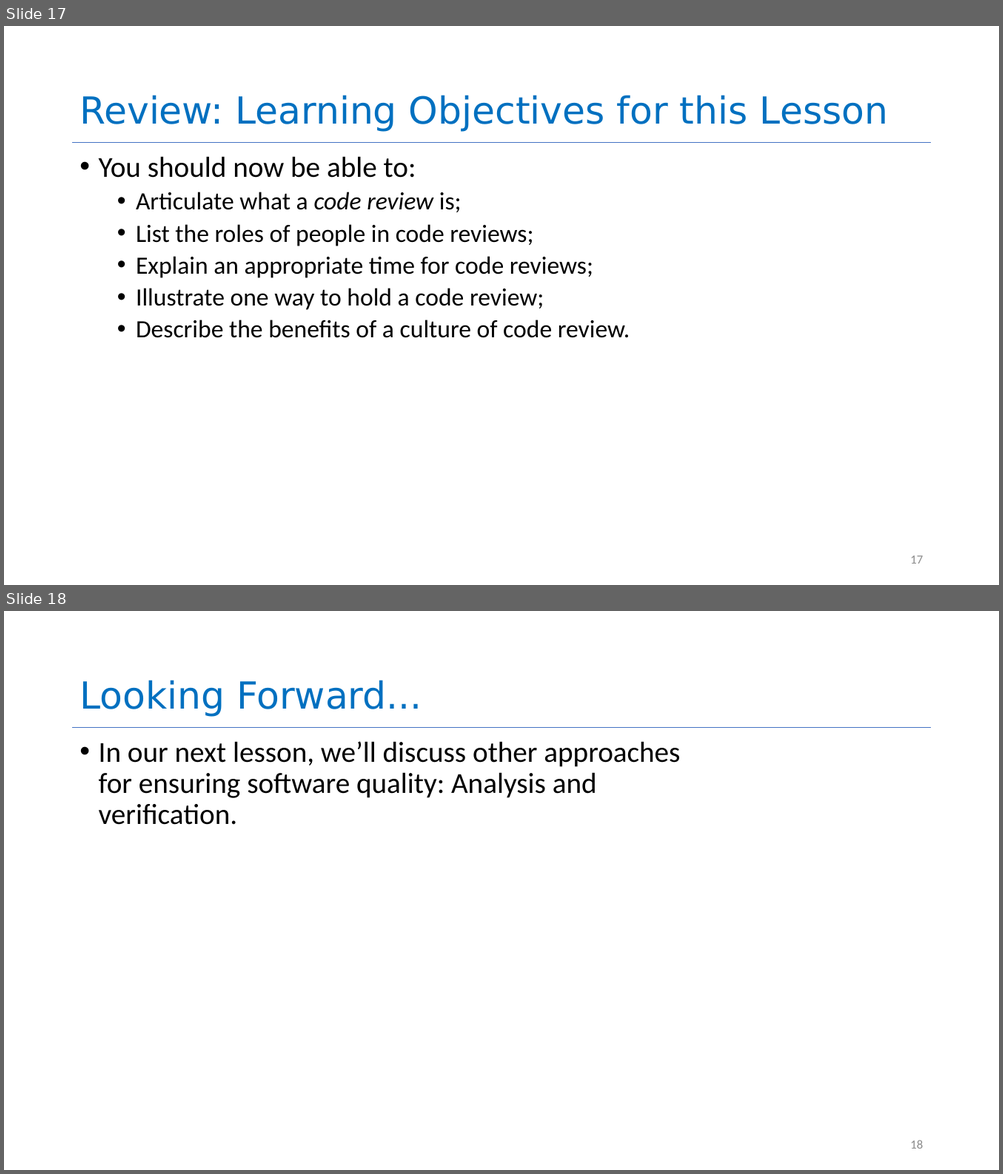
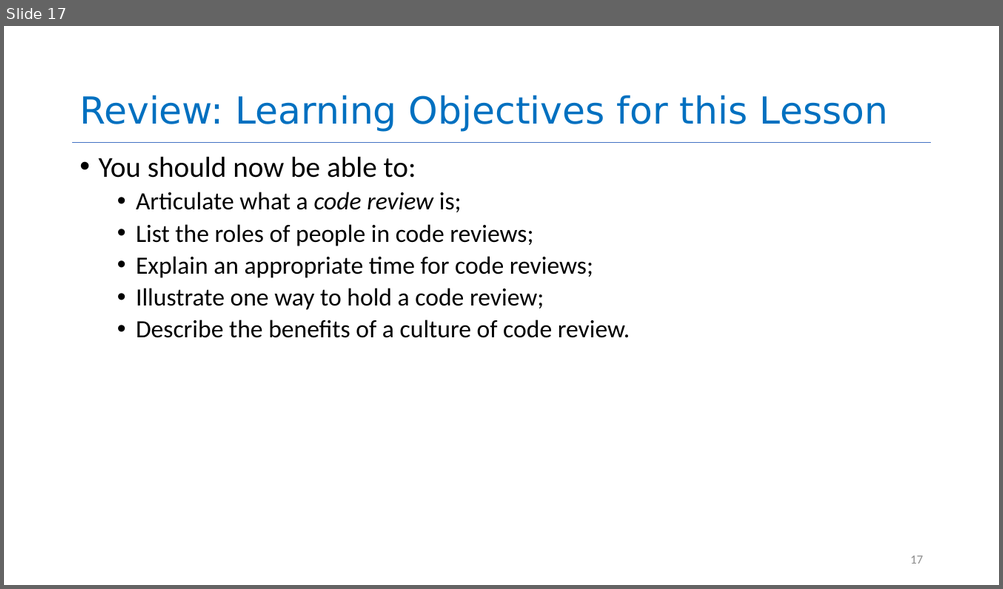
Before and after one commit to neu-se/CS4530-Spring-2022, a slide deck: Slides/Lesson 7.3 Code Reviews.pptx. Shown one above the other, each under a label of ours: slides 17 and 18 before the commit, slide 17 after it. The pictures are 1003x1174 and 1003x589 pixels, drawn with LibreOffice and Linux fonts; fonts in the diff are those of the drawing. Boxes give left, top, right and bottom in pixels: in the first picture for what was removed or moved away, otherwise in the second. Text is boxed around its words. In the diff, an @@ line names an element or a change of style, - is before the commit and + after.

```diff
--- a/Slides/Lesson 7.3 Code Reviews.pptx
+++ b/Slides/Lesson 7.3 Code Reviews.pptx
@@ slide 18 removed at [4,611,999,1170], background #FFFFFF; not listed: 1 template element that a slide beside it also shows @@
@@ title removed at [79,680,421,717] @@
-Looking Forward...
@@ text removed at [99,741,680,825] @@
-• In our next lesson, we’ll discuss other approaches for ensuring software quality: Analysis and verification.
@@ page number removed at [910,1140,922,1149] @@
-18
```
Also in this commit, not shown: 1 slide changed, 1 other file.
